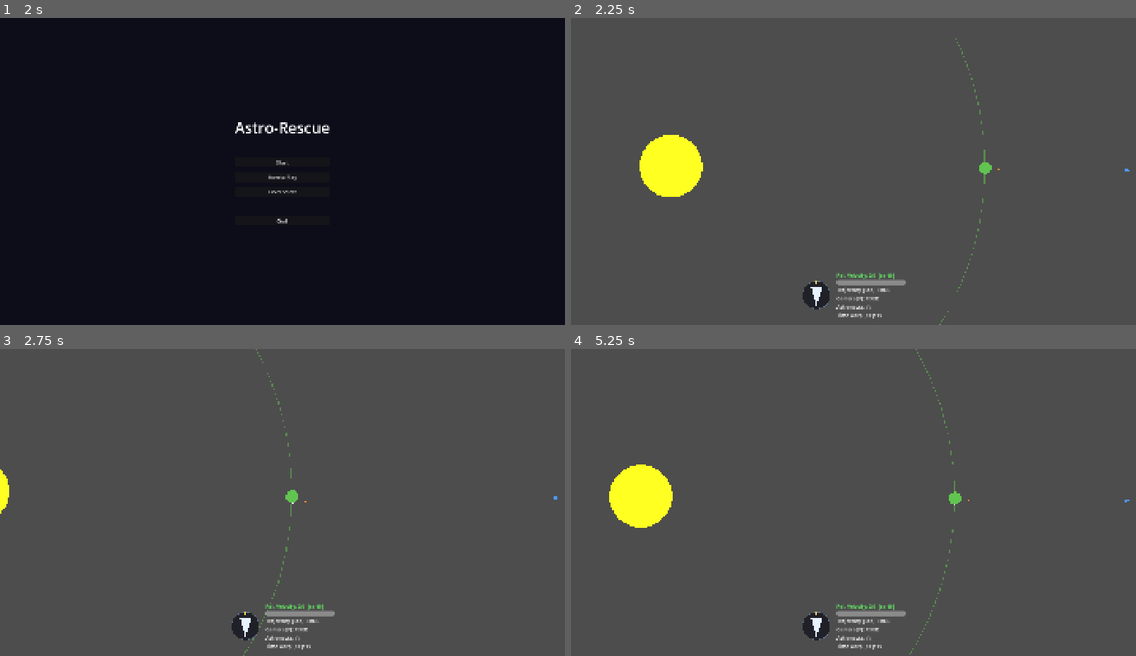
Above: before the commit, frames 1-4 (two rows, left to right).
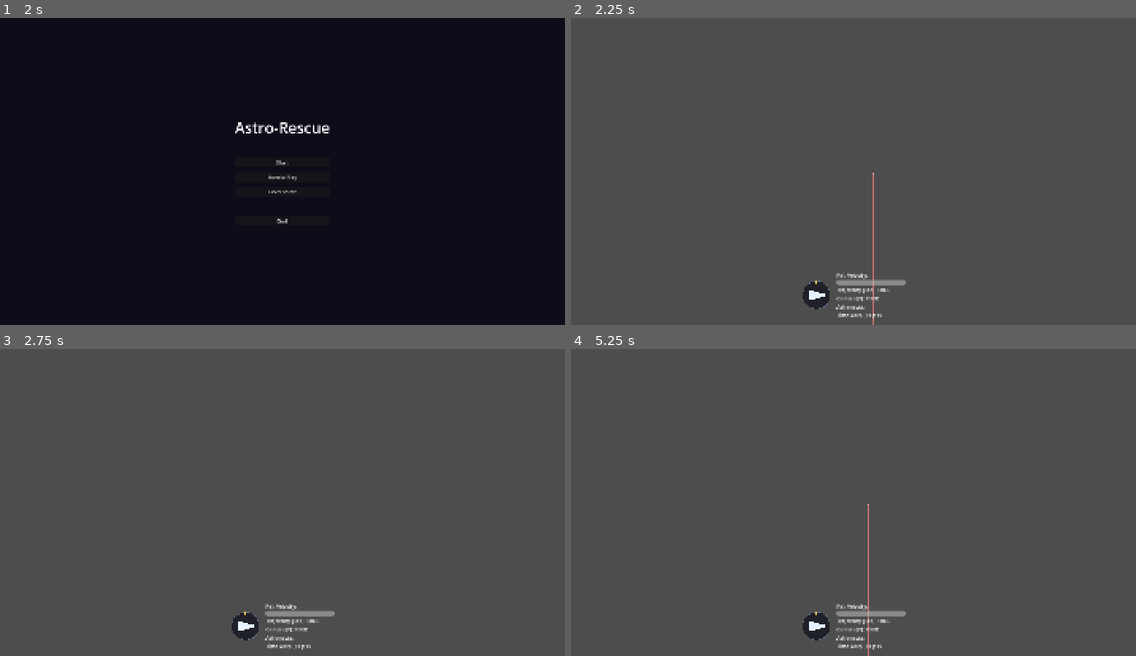
Above: after the commit, the same moments.

Repository: swan-eternal/astrorescue
Game: Godot game, scene res://scenes/main_menu.tscn
The game is run twice, just before and just after one commit, with the same random seed, the same clock (stepped at 60 frames per second) and the same inputs.
Inputs (mouse positions are in pixels of both pictures, inside the frame that each line leads up to):
- Up to frame 1 (2 s): click "Level Select" at 0.5 s; click "Back to Main Menu" at 1.25 s
- Up to frame 2 (2.25 s): click "Start" at 2 s
- Up to frame 3 (2.75 s): no input
- Up to frame 4 (5.25 s): move the mouse to (977, 487) at 2.77 s; hold D (rotate_right) 2.78-3.5 s; tap F (toggle_free_camera) at 2.85, 4.35 s; click (977, 487) at 2.92 s; tap Enter at 3.5 s; drag from (740, 517) to (825, 563) at 3.52 s; tap R (restart) at 4.25, 5 s; move the mouse to (910, 434) at 4.27 s; hold D (rotate_right) 4.28-5 s; drag from (825, 563) to (684, 456) at 5.02 s

Frame 1 is identical in both runs. In frame 2, 2.3% of the frame differs, in the area x 12-99%, y 6-100%; in frame 3, 0.5%; in frame 4, 2.3%, in the area x 6-99%, y 0-100%.
Error before the commit: Invalid call. Nonexistent 'float' constructor. (res://scripts/planettrajectoryline_2d.gd:176)
Error after the commit: Cannot call method 'add_child' on a null value. (res://scripts/level_loader.gd:81)

Commit message:
refactor(stage 3/5): shared level.tscn + JSON-driven loading
Phase 6: scripts/level_loader.gd
  New loader script. Reads data/levels/level_<n>.json based on
  SaveState.current_level_number, instantiates sun + planets from the
  bodies[] spec, configures the rocket's @exports.
  Per skill \u00a71.5, @exports are assigned AFTER add_child so the script
  is fully initialized when the values are set.

Phase 7: scenes/level.tscn
  New shared scene replacing level_01/02/03.tscn. Contains infrastructure
  only: LevelController, SunContainer, PlanetContainer, rocket placeholder
  with rocketCamera child, HUD, LevelLoader. No per-level bodies.

Phase 8: wire SaveState.current_level_number plumbing
  - level_select._on_level_selected: set SaveState.current_level_number
    before change_scene_to_file(level.tscn).
  - main_menu._on_start_pressed: same.
  - win_screen._on_restart_pressed: change_scene_to_file(level.tscn)
    (uses SaveState.current_level_number, which is the level just won).
  - lose_screen._on_restart_pressed: same.
  Fixes the hardcoded 'level_01.tscn' Restart bug for free.

Phase 9: data/levels/level_02.json + level_03.json
  Authored from level_02.tscn + level_03.tscn using the simplified
  approach (all planets circular, perihelion = aphelion = orbit_radius).
  Positions match originals exactly (verified via Python port).
  Skipped the multiplier->eccentricity conversion \u2014 loses some
  ellipticity on 3 planets but gameplay reads the same.

Also: removed the unused 'auto_snap_to_home' field from level_01.json
  (dead data; the loader doesn't read it, and we agreed the rocket
  always starts snapped to home).

Verified: all 11 planet positions (3 from level_01, 3 from level_02,
5 from level_03) match their original .tscn counterparts at t=0.
level_01/02/03.tscn still exist for reference but are no longer
referenced by any script \u2014 they'll be deleted in Stage 5.

Per the plan in Astro-Rescue.md \u00a7Design Notes, this is Stage 3 of 5.

Diff:
--- a/data/levels/level_01.json
+++ b/data/levels/level_01.json
@@ -41,7 +41,6 @@
   ],
 
   "rocket": {
-    "auto_snap_to_home": true,
     "initial_position": [3500.0, 0.0],
     "initial_velocity": [0.0, 50.0],
     "thrust_acceleration": 80.0,
--- /dev/null
+++ b/data/levels/level_02.json
@@ -0,0 +1,66 @@
+{
+  "name": "Level 02",
+  "version": 2,
+
+  "bodies": [
+    {
+      "type": "sun",
+      "mass": 4000000,
+      "position": [-1, -3]
+    },
+    {
+      "type": "planet",
+      "name": "planet_alpha",
+      "is_home": false,
+      "has_astronaut": true,
+      "has_fuel": true,
+      "mass": 8000,
+      "radius": 30.0,
+      "color": [0.95, 0.65, 0.2, 1.0],
+      "perihelion": 1000.0,
+      "aphelion": 1000.0,
+      "angle_of_aphelion": 0.0,
+      "phase": 0.0,
+      "fuel_orbit_radius": 40.0,
+      "fuel_orbit_speed": 0.5
+    },
+    {
+      "type": "planet",
+      "name": "planet_beta",
+      "is_home": false,
+      "has_astronaut": true,
+      "has_fuel": false,
+      "mass": 15000,
+      "radius": 45.0,
+      "color": [0.3, 0.55, 0.9, 1.0],
+      "perihelion": 2500.0,
+      "aphelion": 2500.0,
+      "angle_of_aphelion": 0.0,
+      "phase": 1.5
+    },
+    {
+      "type": "planet",
+      "name": "planet_gamma",
+      "is_home": true,
+      "has_astronaut": false,
+      "has_fuel": false,
+      "mass": 25000,
+      "radius": 60.0,
+      "color": [0.85, 0.25, 0.3, 1.0],
+      "perihelion": 4500.0,
+      "aphelion": 4500.0,
+      "angle_of_aphelion": 0.0,
+      "phase": 3.0
+    }
+  ],
+
+  "rocket": {
+    "initial_position": [3500.0, 0.0],
+    "initial_velocity": [0.0, 50.0],
+    "thrust_acceleration": 80.0,
+    "landing_speed_threshold": 80.0,
+    "crash_speed_threshold": 150.0,
+    "launch_speed": 100.0,
+    "starting_fuel": 100.0
+  }
+}
--- /dev/null
+++ b/data/levels/level_03.json
@@ -0,0 +1,96 @@
+{
+  "name": "Level 03",
+  "version": 2,
+
+  "bodies": [
+    {
+      "type": "sun",
+      "mass": 4000000,
+      "position": [-1, -3]
+    },
+    {
+      "type": "planet",
+      "name": "planet_aether",
+      "is_home": false,
+      "has_astronaut": false,
+      "has_fuel": false,
+      "mass": 3000,
+      "radius": 15.0,
+      "color": [0.4, 0.7, 1.0, 1.0],
+      "perihelion": 500.0,
+      "aphelion": 500.0,
+      "angle_of_aphelion": 0.0,
+      "phase": 0.0
+    },
+    {
+      "type": "planet",
+      "name": "planet_borealis",
+      "is_home": false,
+      "has_astronaut": true,
+      "has_fuel": false,
+      "mass": 7000,
+      "radius": 30.0,
+      "color": [1.0, 0.7, 0.2, 1.0],
+      "perihelion": 2400.0,
+      "aphelion": 2400.0,
+      "angle_of_aphelion": 0.0,
+      "phase": 2.0
+    },
+    {
+      "type": "planet",
+      "name": "planet_corona",
+      "is_home": false,
+      "has_astronaut": true,
+      "has_fuel": false,
+      "mass": 11000,
+      "radius": 40.0,
+      "color": [0.4, 0.9, 0.4, 1.0],
+      "perihelion": 3200.0,
+      "aphelion": 3200.0,
+      "angle_of_aphelion": 0.0,
+      "phase": 4.0
+    },
+    {
+      "type": "planet",
+      "name": "planet_drakos",
+      "is_home": false,
+      "has_astronaut": true,
+      "has_fuel": true,
+      "mass": 14000,
+      "radius": 45.0,
+      "color": [0.6, 0.3, 0.9, 1.0],
+      "perihelion": 4800.0,
+      "aphelion": 4800.0,
+      "angle_of_aphelion": 0.0,
+      "phase": 1.2,
+      "fuel_orbit_radius": 55.0,
+      "fuel_orbit_speed": 0.5
+    },
+    {
+      "type": "planet",
+      "name": "planet_elysium",
+      "is_home": true,
+      "has_astronaut": false,
+      "has_fuel": true,
+      "mass": 20000,
+      "radius": 60.0,
+      "color": [0.2, 0.5, 1.0, 1.0],
+      "perihelion": 7000.0,
+      "aphelion": 7000.0,
+      "angle_of_aphelion": 0.0,
+      "phase": 3.5,
+      "fuel_orbit_radius": 70.0,
+      "fuel_orbit_speed": 0.5
+    }
+  ],
+
+  "rocket": {
+    "initial_position": [7000.0, 0.0],
+    "initial_velocity": [0.0, 50.0],
+    "thrust_acceleration": 80.0,
+    "landing_speed_threshold": 80.0,
+    "crash_speed_threshold": 150.0,
+    "launch_speed": 100.0,
+    "starting_fuel": 100.0
+  }
+}
--- /dev/null
+++ b/scenes/level.tscn
@@ -0,0 +1,27 @@
+[gd_scene format=3 load_steps=6 uid="uid://blevelshared0001"]
+
+[ext_resource type="Script" uid="uid://fp5hh41fxlfi" path="res://scripts/level_controller.gd" id="1_lctrl"]
+[ext_resource type="PackedScene" uid="uid://ccvxn8vitnrvf" path="res://scenes/rocket.tscn" id="2_rocket"]
+[ext_resource type="PackedScene" uid="uid://f287r1g8xsim" path="res://scenes/hud.tscn" id="3_hud"]
+[ext_resource type="Script" uid="uid://cqatk6q3c3jym" path="res://scripts/rocket_camera.gd" id="4_rcam"]
+[ext_resource type="Script" path="res://scripts/level_loader.gd" id="5_loader"]
+
+[node name="level" type="Node2D"]
+
+[node name="LevelController" type="Node" parent="."]
+script = ExtResource("1_lctrl")
+
+[node name="SunContainer" type="Node2D" parent="."]
+
+[node name="PlanetContainer" type="Node2D" parent="."]
+
+[node name="rocket" parent="." instance=ExtResource("2_rocket")]
+
+[node name="rocketCamera" type="Camera2D" parent="rocket"]
+zoom = Vector2(0.5, 0.5)
+script = ExtResource("4_rcam")
+
+[node name="hud" parent="." instance=ExtResource("3_hud")]
+
+[node name="LevelLoader" type="Node" parent="."]
+script = ExtResource("5_loader")
--- /dev/null
+++ b/scripts/level_loader.gd
@@ -0,0 +1,160 @@
+extends Node
+##
+## LevelLoader: reads level_NN.json and builds the scene from it.
+##
+## Attached to scenes/level.tscn (the shared infrastructure scene). On
+## _ready, reads `data/levels/level_<SaveState.current_level_number>.json`,
+## instantiates bodies (sun, planets) from the spec, and configures
+## the rocket's @exports.
+##
+## All level-specific data lives in JSON — this loader is the only
+## script that interprets it. The shared level.tscn contains no
+## per-level data.
+##
+
+const SUN_SCENE := preload("res://scenes/sun.tscn")
+const PLANET_SCENE := preload("res://scenes/planet.tscn")
+const LEVELS_DIR := "res://data/levels/"
+
+
+## Resolve the level path, load JSON, instantiate bodies, configure
+## the rocket. Called from _ready so it runs after the rest of the
+## scene is set up but before any _physics_process fires on planets.
+func _ready() -> void:
+	_load_level()
+
+
+## Resolve the level number from SaveState (set by main_menu /
+## level_select in Phase 8), load the corresponding JSON, and build
+## the scene's per-level content from it.
+func _load_level() -> void:
+	var level_num: int = SaveState.current_level_number
+	if level_num < 1:
+		push_error("LevelLoader: SaveState.current_level_number is %d (must be >= 1)" % level_num)
+		return
+
+	var path: String = "%slevel_%02d.json" % [LEVELS_DIR, level_num]
+	if not FileAccess.file_exists(path):
+		push_error("LevelLoader: level file not found: %s" % path)
+		return
+
+	var file := FileAccess.open(path, FileAccess.READ)
+	if file == null:
+		push_error("LevelLoader: failed to open %s" % path)
+		return
+	var json_text := file.get_as_text()
+	file.close()
+
+	var data = JSON.parse_string(json_text)
+	if not data is Dictionary:
+		push_error("LevelLoader: failed to parse JSON in %s" % path)
+		return
+
+	# Validate schema version. v2 uses orbital elements + body-type
+	# polymorphism; earlier schemas (v1) used orbit_radius and a
+	# separate sun/planets[] layout — not supported here.
+	var version: int = data.get("version", 0)
+	if version != 2:
+		push_error("LevelLoader: unsupported schema version %d (expected 2)" % version)
+		return
+
+	# Instantiate each body in the JSON spec.
+	for body_spec in data.get("bodies", []):
+		var body_type: String = body_spec.get("type", "")
+		match body_type:
+			"sun":
+				_instantiate_sun(body_spec)
+			"planet":
+				_instantiate_planet(body_spec)
+			_:
+				push_warning("LevelLoader: unknown body type '%s' (skipped)" % body_type)
+
+	# Configure the rocket's @exports from the JSON's "rocket" section.
+	_configure_rocket(data.get("rocket", {}))
+
+
+## Instantiate the sun (at most one per level) and add to SunContainer.
+## Sun is a gravity source; it has no orbit so we just set mass and
+## position. @exports are set AFTER add_child per skill §1.5.
+func _instantiate_sun(spec: Dictionary) -> void:
+	var sun := SUN_SCENE.instantiate()
+	get_node("SunContainer").add_child(sun)
+	sun.mass = spec.get("mass", 4_000_000.0)
+	if spec.has("position"):
+		var pos: Array = spec["position"]
+		if pos.size() >= 2:
+			sun.position = Vector2(pos[0], pos[1])
+
+
+## Instantiate a planet and configure its @exports from the JSON spec.
+## @exports are set AFTER add_child per skill §1.5 — the planet script
+## is fully initialized at that point. Note: the new @physics_process
+## will run on the next frame, by which time all @exports are set.
+func _instantiate_planet(spec: Dictionary) -> void:
+	var planet := PLANET_SCENE.instantiate()
+	get_node("PlanetContainer").add_child(planet)
+
+	# Level-design flags.
+	planet.is_home = spec.get("is_home", false)
+	planet.has_astronaut = spec.get("has_astronaut", false)
+	planet.has_fuel = spec.get("has_fuel", false)
+	planet.fuel_orbit_radius = spec.get("fuel_orbit_radius", 10.0)
+	planet.fuel_orbit_speed = spec.get("fuel_orbit_speed", 0.5)
+
+	# Visual.
+	planet.radius = spec.get("radius", 8.0)
+	if spec.has("color"):
+		var col: Array = spec["color"]
+		if col.size() >= 3:
+			var alpha: float = col[3] if col.size() >= 4 else 1.0
+			planet.color = Color(col[0], col[1], col[2], alpha)
+
+	# Orbital elements (closed-form orbit, see orbit_calculator.gd).
+	planet.perihelion = spec.get("perihelion", 200.0)
+	planet.aphelion = spec.get("aphelion", 200.0)
+	planet.angle_of_aphelion = spec.get("angle_of_aphelion", 0.0)
+	planet.phase = spec.get("phase", 0.0)
+
+	# Physics.
+	planet.mass = spec.get("mass", 1000.0)
+
+
+## Configure the rocket's @exports from the JSON's "rocket" section.
+## The rocket is a placeholder in level.tscn; this method tunes its
+## per-level values (thrust, speed thresholds, fuel, etc.).
+##
+## Note: the rocket's _ready fires before this method runs (because
+## add_child triggers _ready). For level_01 this is fine because
+## _snap_to_home_planet positions the rocket correctly regardless of
+## the initial_position value. For levels without a home planet, the
+## initial_position override would be lost — see Phase 7 plan notes.
+func _configure_rocket(spec: Dictionary) -> void:
+	var rocket: Node2D = get_tree().get_first_node_in_group("player")
+	if rocket == null:
+		push_warning("LevelLoader: rocket not found in 'player' group (still loading?)")
+		return
+
+	# Initial position and velocity. For level_01 these are overridden by
+	# _snap_to_home_planet during rocket._ready (which runs before this),
+	# so they're effectively unused there. Kept in JSON for documentation
+	# and to support future levels without a home planet.
+	if spec.has("initial_position"):
+		var pos: Array = spec["initial_position"]
+		if pos.size() >= 2:
+			rocket.initial_position = Vector2(pos[0], pos[1])
+	if spec.has("initial_velocity"):
+		var vel: Array = spec["initial_velocity"]
+		if vel.size() >= 2:
+			rocket.initial_velocity = Vector2(vel[0], vel[1])
+
+	# Tuning values — these take effect on the first _physics_process.
+	rocket.thrust_acceleration = spec.get("thrust_acceleration", 100.0)
+	rocket.landing_speed_threshold = spec.get("landing_speed_threshold", 8.0)
+	rocket.crash_speed_threshold = spec.get("crash_speed_threshold", 30.0)
+	rocket.launch_speed = spec.get("launch_speed", 30.0)
+
+	# Fuel. JSON uses "starting_fuel" to distinguish from current fuel.
+	if spec.has("starting_fuel"):
+		rocket.fuel = spec["starting_fuel"]
+	elif spec.has("fuel"):
+		rocket.fuel = spec["fuel"]
--- a/scripts/level_select.gd
+++ b/scripts/level_select.gd
@@ -43,10 +43,11 @@
 
 ## Level-button handler: jump to the selected level. The level number
 ## is bound via .bind() in _ready so this single handler serves all
-## three buttons.
+## three buttons. Sets SaveState.current_level_number so the shared
+## level.tscn (loaded next) knows which JSON to read.
 func _on_level_selected(level_num: int) -> void:
-	var path: String = "res://scenes/level_%02d.tscn" % level_num
-	get_tree().change_scene_to_file(path)
+	SaveState.current_level_number = level_num
+	get_tree().change_scene_to_file("res://scenes/level.tscn")
 
 
 ## Back-button handler: return to the main menu.
--- a/scripts/lose_screen.gd
+++ b/scripts/lose_screen.gd
@@ -17,11 +17,10 @@
 
 
 ## Restart-button handler: reload the current level.
-## MVP: hardcoded to level_01 since we only have one level. Phase 2 will
-## track the current level via SaveState (e.g., save_state.current_level_number)
-## so this works for any level.
+## Uses SaveState.current_level_number (set by level_select / main_menu
+## when the level was loaded) so Restart works for any level.
 func _on_restart_pressed() -> void:
-	get_tree().change_scene_to_file("res://scenes/level_01.tscn")
+	get_tree().change_scene_to_file("res://scenes/level.tscn")
 
 
 ## Main-Menu-button handler: return to the title screen.
--- a/scripts/main_menu.gd
+++ b/scripts/main_menu.gd
@@ -39,10 +39,12 @@
 
 ## Start-button handler: jump to the highest unlocked level (so a
 ## returning player resumes where they left off rather than restarting).
+## Sets SaveState.current_level_number so the shared level.tscn (loaded
+## next) knows which JSON to read.
 func _on_start_pressed() -> void:
 	var level_num: int = _highest_unlocked_level()
-	var path: String = "res://scenes/level_%02d.tscn" % level_num
-	get_tree().change_scene_to_file(path)
+	SaveState.current_level_number = level_num
+	get_tree().change_scene_to_file("res://scenes/level.tscn")
 
 
 ## Level-Select-button handler: open the level picker scene.
--- a/scripts/win_screen.gd
+++ b/scripts/win_screen.gd
@@ -17,11 +17,10 @@
 
 
 ## Restart-button handler: reload the current level.
-## MVP: hardcoded to level_01 since we only have one level. Phase 2 will
-## track the current level via SaveState (e.g., save_state.current_level_number)
-## so this works for any level.
+## Uses SaveState.current_level_number (set by level_select / main_menu
+## when the level was loaded) so Restart works for any level.
 func _on_restart_pressed() -> void:
-	get_tree().change_scene_to_file("res://scenes/level_01.tscn")
+	get_tree().change_scene_to_file("res://scenes/level.tscn")
 
 
 ## Main-Menu-button handler: return to the title screen.
